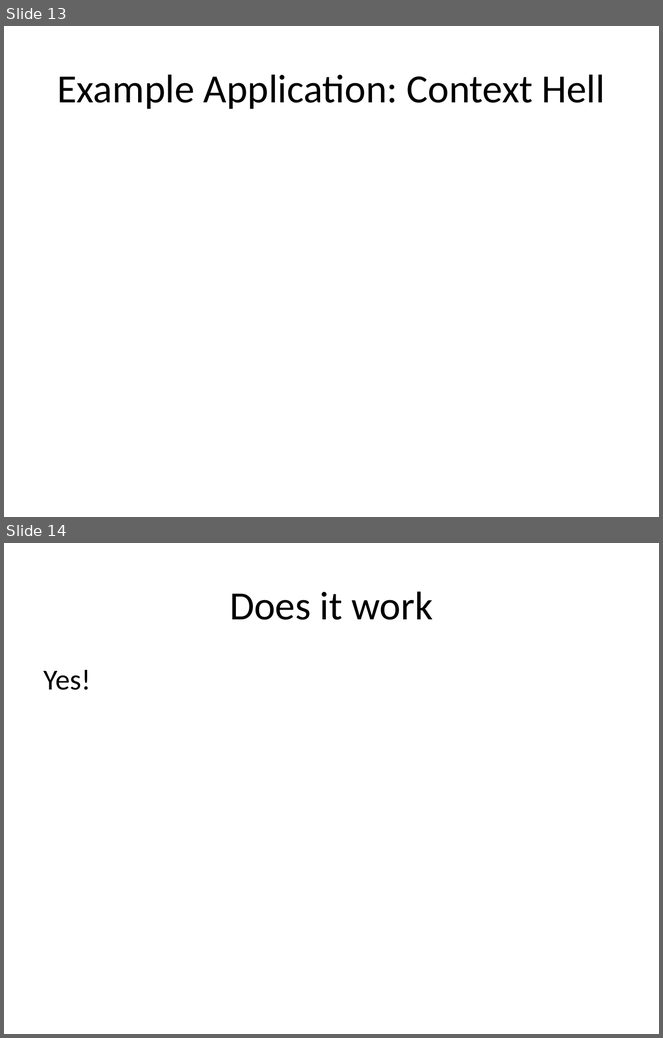
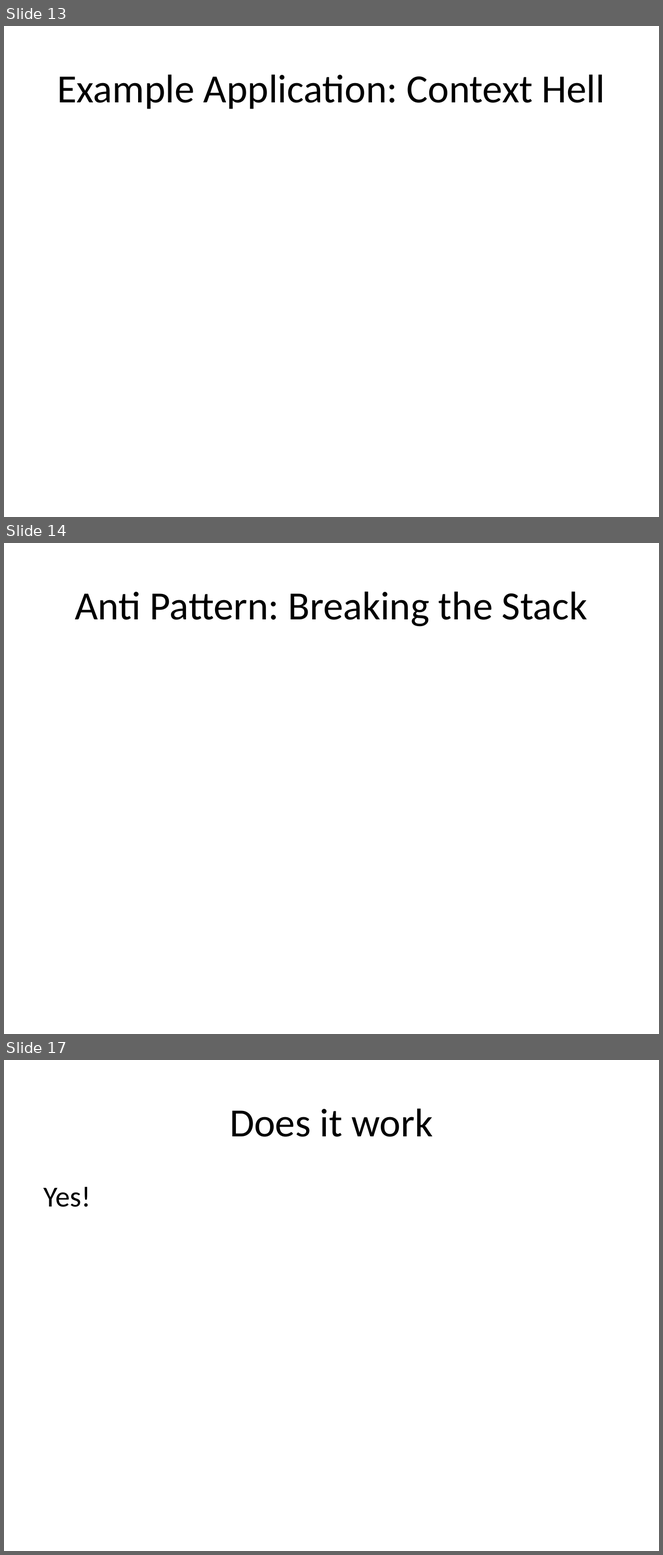
Before and after one commit to danielsomerfield/dev-nexus-presentation, a slide deck: deck/Dev Nexus Presentation.pptx. Shown one above the other, each under a label of ours: slides 13 and 14 before the commit, slides 13, 14 and 17 after it; the slides between them are not shown. The pictures are 663x1038 and 663x1555 pixels, drawn with LibreOffice and Linux fonts; fonts in the diff are those of the drawing. Boxes give left, top, right and bottom in pixels: in the first picture for what was removed or moved away, otherwise in the second. Text is boxed around its words. In the diff, an @@ line names an element or a change of style, - is before the commit and + after.

```diff
--- a/deck/Dev Nexus Presentation.pptx
+++ b/deck/Dev Nexus Presentation.pptx
@@ slide 14 added at [4,543,659,1034], background #FFFFFF @@
@@ title added at [75,591,588,627], 44 pt, text #000000 @@
+Anti Pattern: Breaking the Stack
@@ what was slide 14 is now slide 17 @@
```
Also in this commit, not shown: 2 other slides added, 15 other files.
